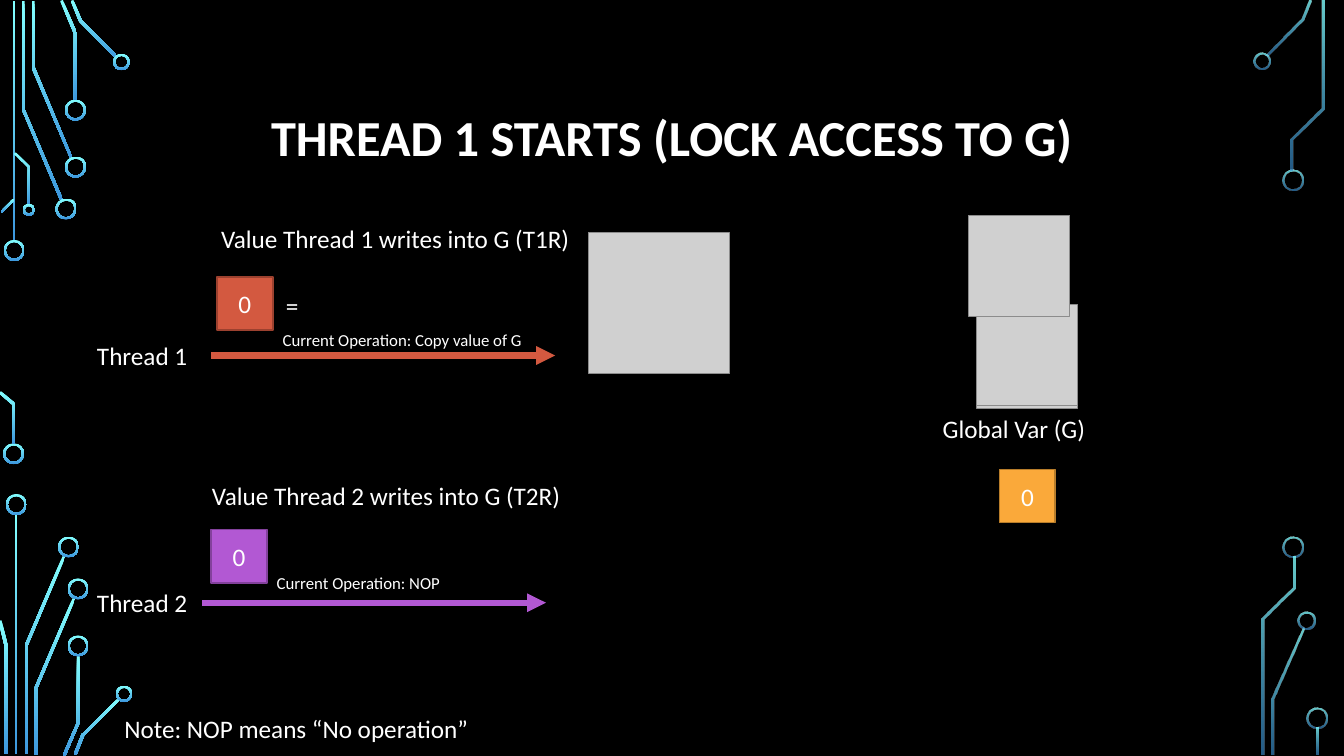
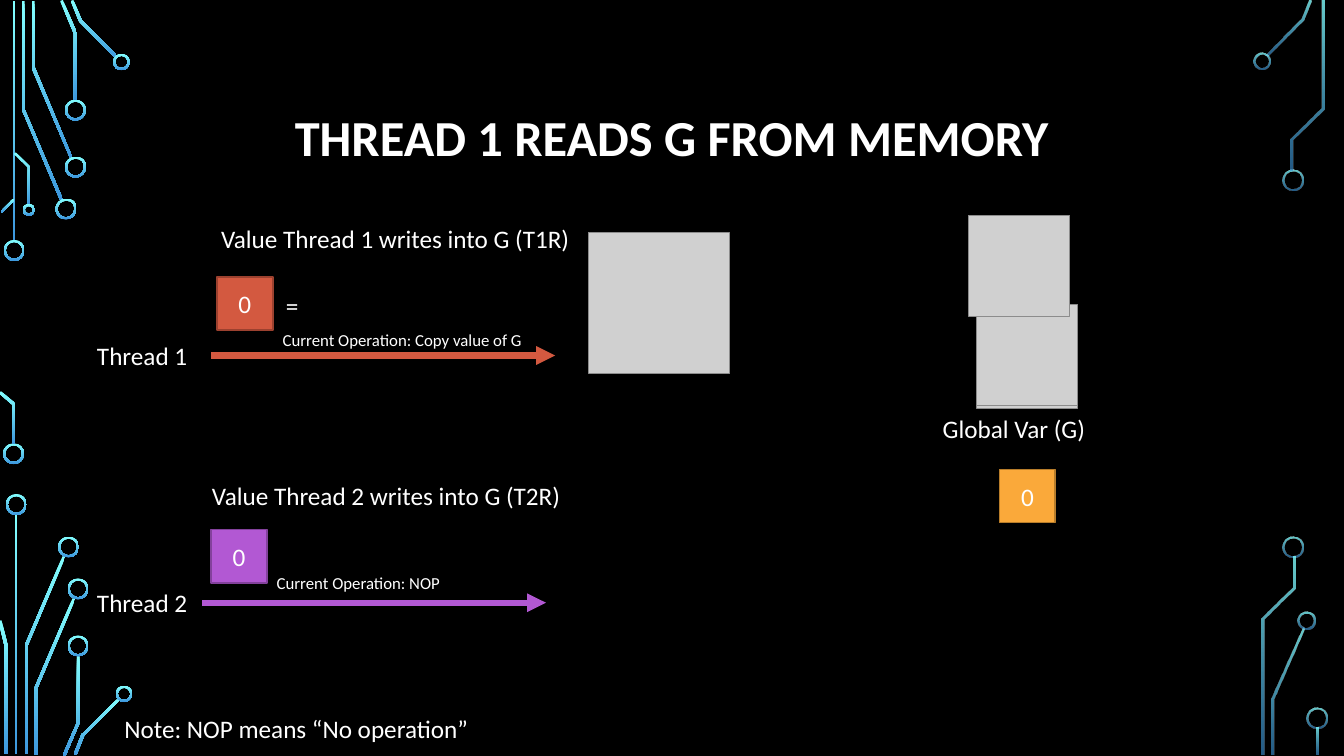
Before and after one commit to psypdt/Advanced_Summer_Course, a slide deck: slide 38 of Day3/Day_3.pptx. Drawn at 1344x756 pixels with LibreOffice and Linux fonts; fonts in the diff are those of the drawing; grey boxes stand for pictures; background and template pictures are left out. Boxes give left, top, right and bottom in pixels: in the first picture for what was removed or moved away, otherwise in the second. Text is boxed around its words. In the diff, an @@ line names an element or a change of style, - is before the commit and + after.

```diff
--- a/Day3/Day_3.pptx
+++ b/Day3/Day_3.pptx
@@ title at (x1=295, y1=123, x2=1048, y2=157): text changed @@
-THREAD 1 STARTS (LOCK ACCESS TO G)
+THREAD 1 READS G FROM MEMORY
```
Also in this commit, not shown: 26 other slides changed, 1 slide added, 1 slide removed.
